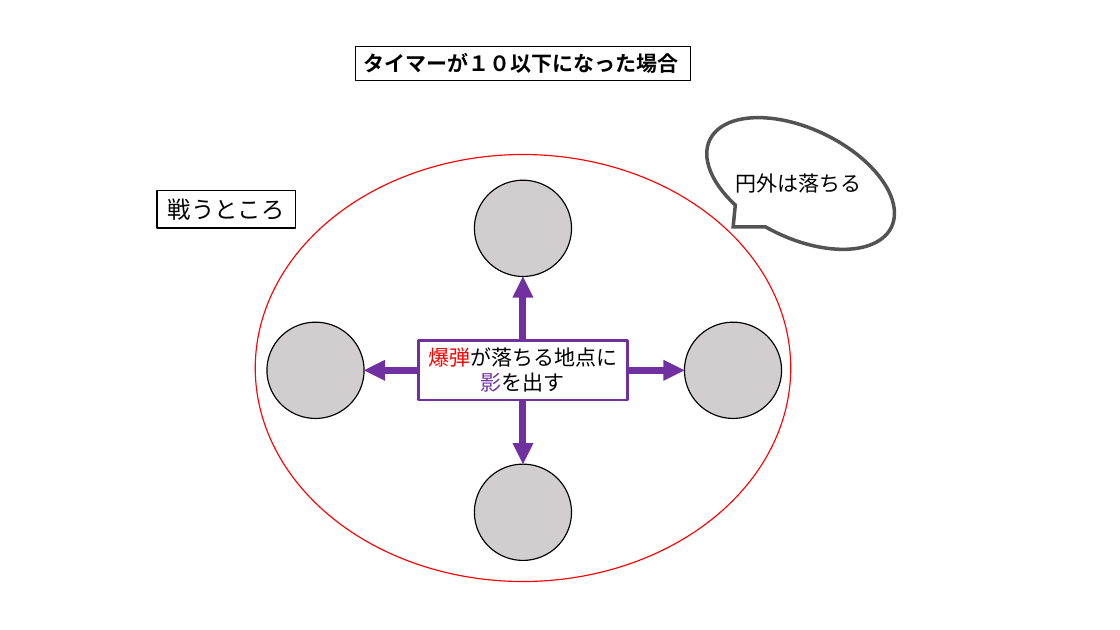
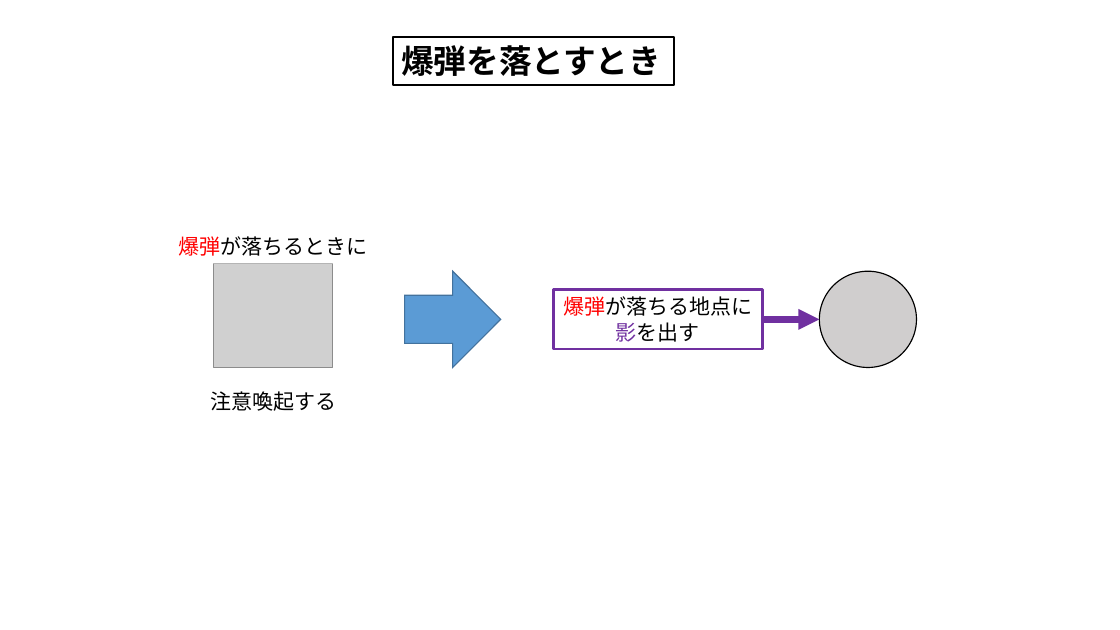
Before and after one commit to MizukiKato0416/sotsugyou_time_kato, a slide deck: slide 15 of 卒業制作_超ぶっ飛び超絶バトロワ（仮）.pptx. Drawn at 1120x630 pixels with LibreOffice and Linux fonts; fonts in the diff are those of the drawing; grey boxes stand for pictures. Boxes give left, top, right and bottom in pixels: in the first picture for what was removed or moved away, otherwise in the second. Text is boxed around its words. In the diff, an @@ line names an element or a change of style, - is before the commit and + after.

```diff
--- a/卒業制作_超ぶっ飛び超絶バトロワ（仮）.pptx
+++ b/卒業制作_超ぶっ飛び超絶バトロワ（仮）.pptx
@@ rectangle "爆弾を落とすとき": place and size @@
-rectangle "爆弾を落とすとき" at bbox=[355, 46, 691, 80]
+rectangle "爆弾を落とすとき" at bbox=[393, 37, 674, 85]
@@ text in rectangle at bbox=[401, 45, 661, 76]: text changed; size 18 to 28 pt @@
-タイマーが１０以下になった場合
+爆弾を落とすとき
@@ speech bubble removed at bbox=[686, 90, 915, 276] @@
@@ ellipse removed at bbox=[255, 155, 791, 581] @@
@@ text removed at bbox=[736, 173, 862, 193] @@
-円外は落ちる
@@ rectangle removed at bbox=[157, 191, 296, 229] @@
-戦うところ
@@ ellipse removed at bbox=[475, 181, 572, 277] @@
@@ text added at bbox=[179, 236, 368, 256], 18 pt, text #000000 @@
+爆弾が落ちるときに
@@ picture added at bbox=[213, 264, 333, 368] @@
@@ right arrow added at bbox=[405, 271, 501, 368], fill #5B9BD5, outline #43739E 1 pt @@
@@ arrow removed from (523, 341) to (523, 276) @@
@@ ellipse removed at bbox=[267, 323, 365, 419] @@
@@ 1 rectangle, 1 ellipse, 1 arrow: place and size @@
-1 rectangle, 1 ellipse, 1 arrow at bbox=[418, 323, 782, 419]
+1 rectangle, 1 ellipse, 1 arrow at bbox=[554, 271, 917, 368]
@@ arrow removed from (418, 371) to (364, 371) @@
@@ text added at bbox=[210, 391, 336, 411], 18 pt, text #000000 @@
+注意喚起する
@@ arrow removed from (523, 400) to (523, 465) @@
@@ ellipse removed at bbox=[475, 465, 572, 561] @@
```
Also in this commit, not shown: 1 other file.
